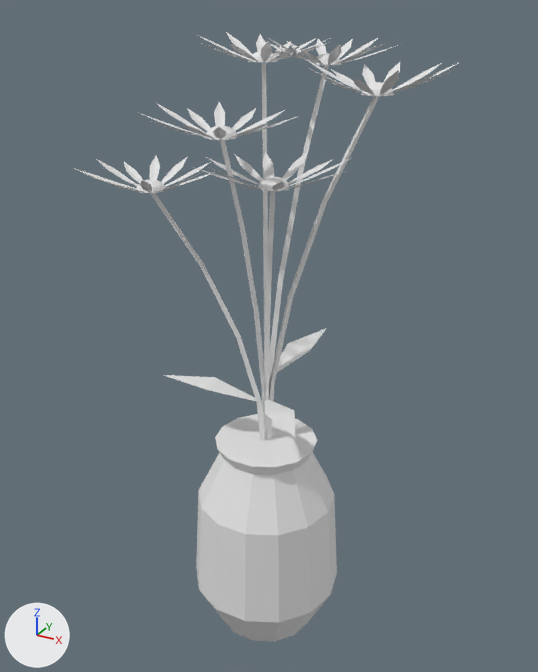
The Blender file assets/blender/src/posy0.blend, before and after one commit.
Rendered twice from a 50 mm camera at (0.244, -0.439, 0.478) aimed at (-0.004, 0.012, 0.253). Lighting does not change. The marker at lower left points along +X, +Y and +Z. The first picture is the older version.

The scene before the commit, as lines of its bpy script (objects in view):
```python
me_posy0_bloom = bpy.data.meshes.new('posy0_bloom')
me_posy0_bloom.from_pydata(...)  # 150 vertices, 144 faces; spans x -0.091..0.081, y -0.046..0.082, z 0.361..0.452
me_posy0_bloom2 = bpy.data.meshes.new('posy0_bloom2')
me_posy0_bloom2.from_pydata(...)  # 864 vertices, 432 faces; spans x -0.127..0.121, y -0.081..0.123, z 0.361..0.463
me_posy0_leaf = bpy.data.meshes.new('posy0_leaf')
me_posy0_leaf.from_pydata(...)  # 18 vertices, 6 faces; spans x -0.0809..0.0546, y -0.0582..0.0821, z 0.2028..0.236
me_posy0_stem = bpy.data.meshes.new('posy0_stem')
me_posy0_stem.from_pydata(...)  # 90 vertices, 72 faces; spans x -0.081..0.071, y -0.037..0.073, z 0.15..0.445
me_vase = bpy.data.meshes.new('vase')
me_vase.from_pydata(...)  # 98 vertices, 84 faces; spans x -0.06..0.06, y -0.058..0.058, z 0.0..0.17
ob_posy0_bloom = bpy.data.objects.new('posy0_bloom', me_posy0_bloom)
ob_posy0_bloom.location = (0.0, 0.0, 0.0)
ob_posy0_bloom2 = bpy.data.objects.new('posy0_bloom2', me_posy0_bloom2)
ob_posy0_bloom2.location = (0.0, 0.0, 0.0)
ob_posy0_leaf = bpy.data.objects.new('posy0_leaf', me_posy0_leaf)
ob_posy0_leaf.location = (0.0, 0.0, 0.0)
ob_posy0_stem = bpy.data.objects.new('posy0_stem', me_posy0_stem)
ob_posy0_stem.location = (0.0, 0.0, 0.0)
ob_vase = bpy.data.objects.new('vase', me_vase)
ob_vase.location = (0.0, 0.0, 0.0)
```
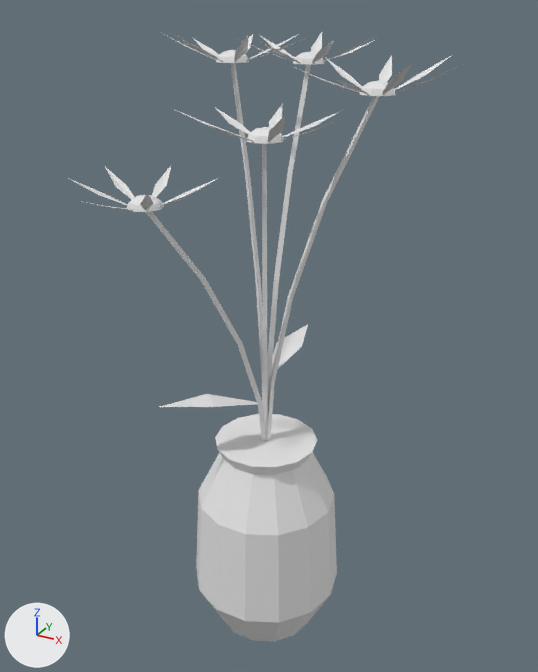
Location of each change, (x1, y1, x2, y2) in pixels of the pictures (538 x 672 px; the box of a moved part takes in the faces that stretch with it):
'posy0_stem', reshaped: before (150, 62, 380, 441); after (146, 63, 380, 441)
'posy0_bloom2', reshaped (11% taller): before (73, 32, 458, 192); after (68, 32, 463, 210)
'posy0_leaf', reshaped (9% narrower, 24% shorter): before (164, 328, 327, 437); after (160, 324, 308, 407)
'posy0_bloom', reshaped (14% taller): before (136, 51, 394, 193); after (127, 50, 396, 212)
part 1 of me_posy0_bloom, moved or reshaped: before (314, 53, 341, 65); after (293, 52, 324, 65)
part 2 of me_posy0_bloom, moved or reshaped: before (248, 51, 277, 62); after (216, 50, 249, 63)
part 3 of me_posy0_bloom, moved or reshaped: before (136, 179, 166, 193); after (127, 195, 164, 212)
part 4 of me_posy0_bloom, moved or reshaped: before (204, 126, 237, 140); after (246, 127, 283, 144)
part 5 of me_posy0_bloom, deleted: before (258, 177, 289, 191)
part 6 of me_posy0_bloom, moved or reshaped: before (361, 82, 394, 96); after (360, 81, 396, 96)
part 7 of me_posy0_bloom2, rebuilt: before (328, 44, 342, 64); after (312, 40, 334, 63)
part 8 of me_posy0_bloom2, rebuilt (12% taller): before (341, 39, 393, 63); after (323, 35, 378, 62)
part 9 of me_posy0_bloom2, rebuilt (33% wider, 8% shorter): before (340, 38, 378, 61); after (324, 40, 375, 61)
part 10 of me_posy0_bloom2, rebuilt: before (140, 180, 152, 192); after (152, 166, 171, 197)
part 11 of me_posy0_bloom2, rebuilt (29% taller): before (316, 39, 327, 55); after (311, 32, 322, 53)
part 12 of me_posy0_bloom2, deleted: before (73, 32, 399, 192)
part 13 of me_posy0_bloom2, moved or reshaped: before (106, 41, 458, 192); after (68, 32, 452, 210)
part 14 of me_posy0_leaf, moved or reshaped: before (277, 328, 327, 372); after (272, 324, 308, 369)
part 15 of me_posy0_leaf, moved or reshaped: before (164, 375, 258, 402); after (160, 394, 257, 407)
part 16 of me_posy0_leaf, deleted: before (264, 400, 295, 437)
part 17 of me_posy0_stem, deleted: before (263, 191, 275, 440)
part 18 of me_posy0_stem, moved or reshaped: before (150, 62, 329, 441); after (146, 63, 311, 441)

Patch to the scene script:
```diff
--- a/assets/blender/src/posy0.blend.py
+++ b/assets/blender/src/posy0.blend.py
@@ me_posy0_bloom @@
-me_posy0_bloom.from_pydata(...)  # 150 vertices, 144 faces; spans x -0.091..0.081, y -0.046..0.082, z 0.361..0.452
+me_posy0_bloom.from_pydata(...)  # 125 vertices, 120 faces; spans x -0.064..0.082, y -0.076..0.084, z 0.361..0.452
+# me_posy0_bloom part 1: the loose piece of 25 vertices spanning x 0.0..0.021, y 0.06..0.082, z 0.442..0.449 is scaled about its middle by 1.11, then moved by (-0.015, 0.001, 0.0)
+# me_posy0_bloom part 2: the loose piece of 25 vertices spanning x -0.038..-0.016, y 0.034..0.056, z 0.444..0.452 is scaled about its middle by 1.11, then moved by (-0.016, -0.015, 0.0)
+# me_posy0_bloom part 3: the loose piece of 25 vertices spanning x -0.091..-0.069, y -0.032..-0.011, z 0.361..0.369 is scaled about its middle by 1.11, then moved by (0.028, -0.043, 0.0)
+# me_posy0_bloom part 4: the loose piece of 25 vertices spanning x -0.023..-0.001, y -0.046..-0.024, z 0.404..0.412 is scaled about its middle by 1.11, then moved by (0.03, 0.003, 0.0)
+# me_posy0_bloom part 5: the loose piece of 25 vertices spanning x 0.004..0.025, y -0.026..-0.004, z 0.372..0.379 is deleted
+# me_posy0_bloom part 6: 3 vertices moved within x 0.064..0.074, y 0.012..0.022, z 0.436; 22 vertices removed from x 0.059..0.081, y 0.007..0.029, z 0.43..0.437; 22 vertices added at x 0.058..0.082, y 0.006..0.03, z 0.43..0.438
@@ me_posy0_bloom2 @@
-me_posy0_bloom2.from_pydata(...)  # 864 vertices, 432 faces; spans x -0.127..0.121, y -0.081..0.123, z 0.361..0.463
+me_posy0_bloom2.from_pydata(...)  # 315 vertices, 140 faces; spans x -0.102..0.126, y -0.117..0.122, z 0.361..0.466
+# me_posy0_bloom2 part 7: the loose piece of 12 vertices spanning x 0.014..0.04, y 0.026..0.065, z 0.442..0.458 is rebuilt with 9 vertices and now spans x 0.0..0.034, y 0.029..0.066, z 0.442..0.46
+# me_posy0_bloom2 part 8: the loose piece of 12 vertices spanning x 0.018..0.059, y 0.069..0.077, z 0.442..0.46 is rebuilt with 9 vertices and now spans x 0.003..0.049, y 0.07..0.078, z 0.442..0.463
+# me_posy0_bloom2 part 9: the loose piece of 12 vertices spanning x 0.013..0.033, y 0.077..0.113, z 0.442..0.459 is rebuilt with 9 vertices and now spans x 0.0..0.03, y 0.078..0.117, z 0.442..0.458
+# me_posy0_bloom2 part 10: the loose piece of 12 vertices spanning x -0.077..-0.052, y -0.065..-0.027, z 0.361..0.379 is rebuilt with 9 vertices and now spans x -0.069..-0.054, y -0.057..-0.011, z 0.361..0.378
+# me_posy0_bloom2 part 11: the loose piece of 12 vertices spanning x -0.017..0.007, y 0.077..0.113, z 0.442..0.458 is rebuilt with 9 vertices and now spans x -0.018..-0.006, y 0.079..0.122, z 0.442..0.462
+# me_posy0_bloom2 part 12: 52 loose pieces with 624 vertices, spanning x -0.127..0.096, y -0.081..0.123, z 0.361..0.463, are deleted
+# me_posy0_bloom2 part 13: 3 vertices moved within x 0.063..0.074, y 0.014..0.024, z 0.43; 165 vertices removed from x -0.082..0.115, y -0.072..0.098, z 0.361..0.46; 258 vertices added at x -0.102..0.105, y -0.117..0.093, z 0.361..0.466
+# other edits to the shape of me_posy0_bloom2 do not show in these pictures
@@ me_posy0_leaf @@
-me_posy0_leaf.from_pydata(...)  # 18 vertices, 6 faces; spans x -0.0809..0.0546, y -0.0582..0.0821, z 0.2028..0.236
+me_posy0_leaf.from_pydata(...)  # 12 vertices, 4 faces; spans x -0.0528..0.0081, y -0.065..0.0829, z 0.2028..0.236
+# me_posy0_leaf part 14: the loose piece of 6 vertices spanning x -0.0045..0.017, y 0.0042..0.0821, z 0.2231..0.236 is turned 12 degrees about the z axis through the mesh origin
+# me_posy0_leaf part 15: the loose piece of 6 vertices spanning x -0.0809..-0.0046, y -0.0217..0.0001, z 0.2028..0.2158 is turned 36 degrees about the z axis through the mesh origin
+# me_posy0_leaf part 16: the loose piece of 6 vertices spanning x -0.0002..0.0546, y -0.0582..0.0001, z 0.2054..0.2184 is deleted
@@ me_posy0_stem @@
-me_posy0_stem.from_pydata(...)  # 90 vertices, 72 faces; spans x -0.081..0.071, y -0.037..0.073, z 0.15..0.445
+me_posy0_stem.from_pydata(...)  # 75 vertices, 60 faces; spans x -0.054..0.071, y -0.066..0.073, z 0.15..0.445
+# me_posy0_stem part 17: the loose piece of 15 vertices spanning x -0.002..0.016, y -0.017..0.002, z 0.15..0.372 is deleted
+# me_posy0_stem part 18
+# 4 vertices are removed from x -0.002..0.0, y -0.005..0.002, z 0.15..0.213
+# 12 faces are deleted
+# 49 vertices move from x -0.081..0.012, y -0.037..0.073, z 0.15..0.445 to x -0.054..0.02, y -0.066..0.073, z 0.15..0.445
+# 4 vertices are added at (0.001, 0.002, 0.15), (-0.002, 0.0, 0.15), (0.001, -0.002, 0.15), (-0.001, -0.003, 0.203)
+# 12 new faces join them
```
